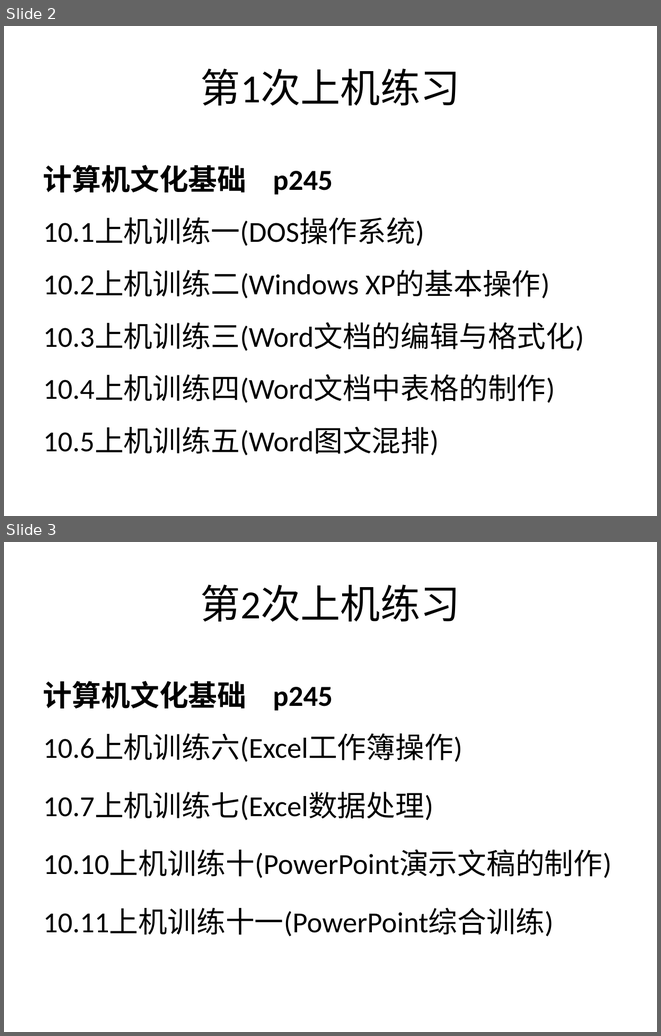
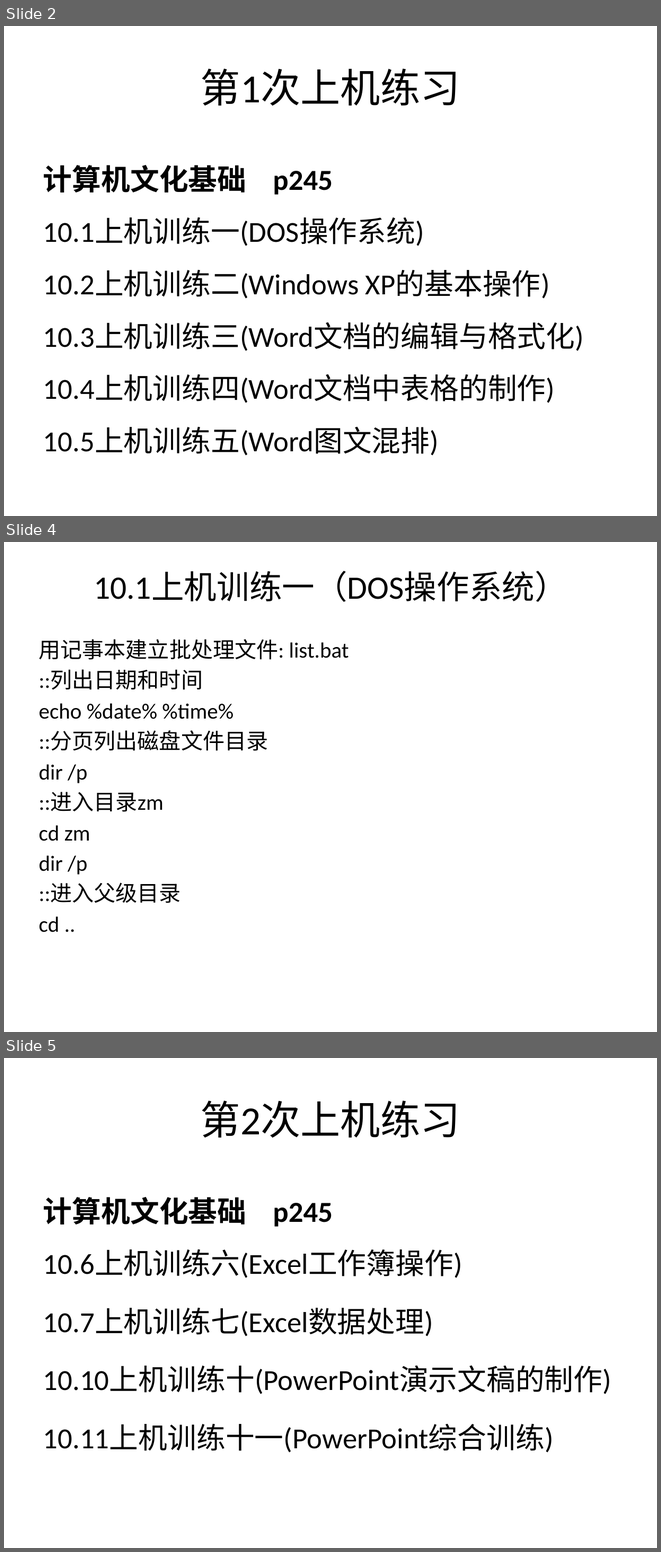
Before and after one commit to jtrfid/C-Repositories, a slide deck: 2016/上机安排.pptx. Shown one above the other, each under a label of ours: slides 2 and 3 before the commit, slides 2, 4 and 5 after it; the slides between them are not shown. The pictures are 661x1036 and 661x1552 pixels, drawn with LibreOffice and Linux fonts; fonts in the diff are those of the drawing. Boxes give left, top, right and bottom in pixels: in the first picture for what was removed or moved away, otherwise in the second. Text is boxed around its words. In the diff, an @@ line names an element or a change of style, - is before the commit and + after.

```diff
--- a/2016/上机安排.pptx
+++ b/2016/上机安排.pptx
@@ slide 4 added at [4,542,657,1032], background #FFFFFF @@
@@ title added at [94,572,567,602], 36 pt, text #000000 @@
+10.1上机训练一（DOS操作系统）
@@ text added at [39,639,349,932], 24 pt, text #000000 @@
+用记事本建立批处理文件: list.bat
+::列出日期和时间
+echo %date% %time%
+::分页列出磁盘文件目录
+dir /p
+::进入目录zm
+cd zm
+dir /p
+::进入父级目录
+cd ..
@@ what was slide 3 is now slide 5 @@
```
Also in this commit, not shown: 1 other slide added, 11 other files.
